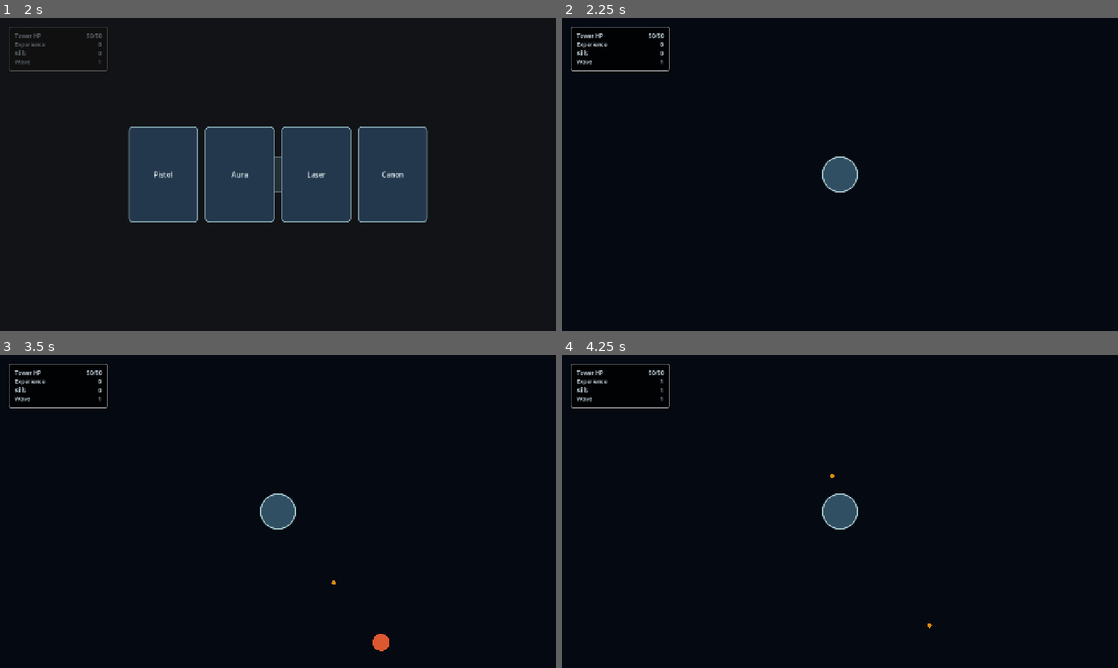
Above: before the commit, frames 1-4 (two rows, left to right).
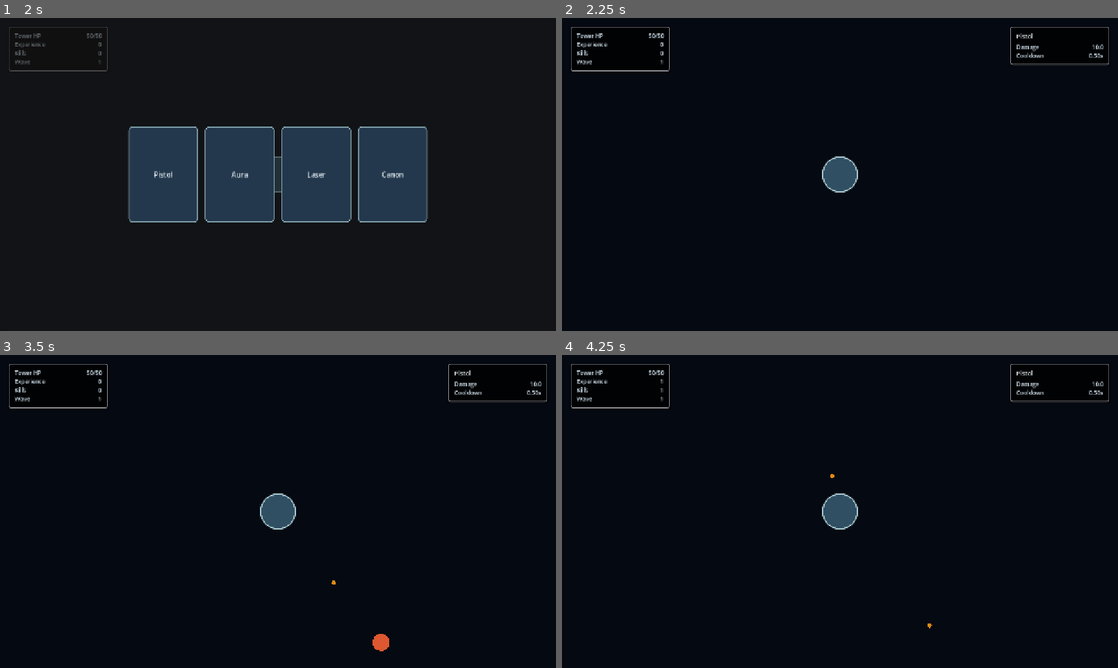
Above: after the commit, the same moments.

Repository: DennisRas/TowerDefenseWithCards
Game: Godot game, scene res://main.tscn
Same seed, same stepped clock (60 frames per second), same inputs: the game is played once before the commit and once after it.
Inputs:
- Up to frame 1 (2 s): tap Enter (ui_accept) at 0.5, 0.77 s; click "Start Game" at 1.25 s
- Up to frame 2 (2.25 s): click "Pistol" at 2 s
- Up to frame 3 (3.5 s): tap Enter (ui_accept) at 2.75, 3.02 s
- Up to frame 4 (4.25 s): no input

Frame 1 is identical in both runs. In frame 2, 0.3% of the frame differs, in the area x 80-99%, y 2-15%; in frame 3, 0.3%; in frame 4, 0.3%.

Commit message:
Add ability info panels

Diff:
--- a/game/gamestate.gd
+++ b/game/gamestate.gd
@@ -14,6 +14,7 @@
 	TOWER_DESTROYED,
 	ENEMY_KILLED,
 	ABILITY_SELECTED,
+	ABILITIES_CHANGED,
 	RESTART_REQUESTED,
 	INTRO_FINISHED,
 	START_GAME_REQUESTED,
--- a/game/tower/tower.gd
+++ b/game/tower/tower.gd
@@ -19,10 +19,12 @@
 		"current": current_hp,
 		"max": max_hp
 	})
+	Gamestate.dispatch(Gamestate.Event.ABILITIES_CHANGED)
 
 func add_ability(ability_scene: PackedScene):
 	var ability = ability_scene.instantiate()
 	abilities.add_child(ability)
+	Gamestate.dispatch(Gamestate.Event.ABILITIES_CHANGED)
 
 func get_closest_enemy():
 	var closest = null
--- /dev/null
+++ b/game/ui/hud/ability_info_panel.gd
@@ -0,0 +1,20 @@
+extends PanelContainer
+
+const INFO_ROW = preload("res://game/ui/hud/info_row.tscn")
+
+@onready var title_label = $VBox/Title
+@onready var rows_container = $VBox/Rows
+
+func setup(ability: Ability) -> void:
+	title_label.text = ability.display_name
+
+	for child in rows_container.get_children():
+		child.free()
+
+	_add_row("Damage", str(ability.damage))
+	_add_row("Cooldown", "%.2fs" % ability.cooldown)
+
+func _add_row(label: String, value: String) -> void:
+	var row = INFO_ROW.instantiate()
+	rows_container.add_child(row)
+	row.setup(label, value)
--- /dev/null
+++ b/game/ui/hud/ability_info_panel.tscn
@@ -0,0 +1,26 @@
+[gd_scene format=3]
+
+[ext_resource type="Script" path="res://game/ui/hud/ability_info_panel.gd" id="1_panel"]
+
+[sub_resource type="LabelSettings" id="LabelSettings_title"]
+font_size = 14
+font_color = Color(0.9, 0.94, 0.96, 1)
+
+[node name="AbilityInfoPanel" type="PanelContainer"]
+custom_minimum_size = Vector2(200, 0)
+mouse_filter = 2
+theme_type_variation = &"InfoPanel"
+script = ExtResource("1_panel")
+
+[node name="VBox" type="VBoxContainer" parent="."]
+layout_mode = 2
+theme_override_constants/separation = 6
+
+[node name="Title" type="Label" parent="VBox"]
+layout_mode = 2
+text = "Ability"
+label_settings = SubResource("LabelSettings_title")
+
+[node name="Rows" type="VBoxContainer" parent="VBox"]
+layout_mode = 2
+theme_override_constants/separation = 2
--- a/game/ui/hud/hud.gd
+++ b/game/ui/hud/hud.gd
@@ -1,9 +1,11 @@
 extends Control
 
 const INFO_ROW = preload("res://game/ui/hud/info_row.tscn")
+const ABILITY_INFO_PANEL = preload("res://game/ui/hud/ability_info_panel.tscn")
 
 @onready var info_panel = $InfoPanel
 @onready var rows_container = $InfoPanel/Rows
+@onready var ability_panels = $AbilityPanels
 
 var rows := {}
 
@@ -16,6 +18,7 @@
 
 	Gamestate.event.connect(_on_gamestate_event)
 	refresh()
+	refresh_abilities()
 
 func add_row(id: String, label: String) -> void:
 	var row = INFO_ROW.instantiate()
@@ -32,6 +35,20 @@
 	set_value("kills", str(Gamestate.state.kills))
 	set_value("wave", str(Gamestate.state.wave))
 
+func refresh_abilities() -> void:
+	for child in ability_panels.get_children():
+		child.free()
+
+	var game = get_tree().get_first_node_in_group("game")
+	if game == null:
+		return
+
+	for ability in game.tower.abilities.get_children():
+		if ability is Ability:
+			var panel = ABILITY_INFO_PANEL.instantiate()
+			ability_panels.add_child(panel)
+			panel.setup(ability)
+
 func _on_gamestate_event(type, data) -> void:
 	match type:
 		Gamestate.Event.TOWER_HEALTH_CHANGED:
@@ -39,5 +56,8 @@
 		Gamestate.Event.ENEMY_KILLED:
 			set_value("xp", str(Gamestate.state.xp))
 			set_value("kills", str(Gamestate.state.kills))
+		Gamestate.Event.ABILITIES_CHANGED:
+			refresh_abilities()
 		Gamestate.Event.STATE_CHANGED:
 			refresh()
+			refresh_abilities()
--- a/game/ui/hud/hud.tscn
+++ b/game/ui/hud/hud.tscn
@@ -24,3 +24,15 @@
 [node name="Rows" type="VBoxContainer" parent="InfoPanel"]
 layout_mode = 2
 theme_override_constants/separation = 2
+
+[node name="AbilityPanels" type="VBoxContainer" parent="."]
+layout_mode = 1
+anchors_preset = 1
+anchor_left = 1.0
+anchor_right = 1.0
+offset_left = -220.0
+offset_top = 20.0
+offset_right = -20.0
+grow_horizontal = 0
+mouse_filter = 2
+theme_override_constants/separation = 10
Not shown, added: game/ui/hud/ability_info_panel.gd.uid
